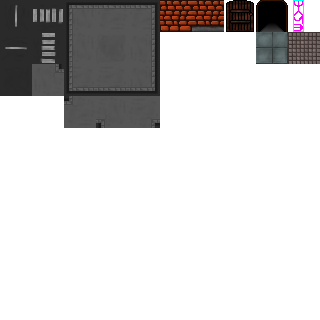
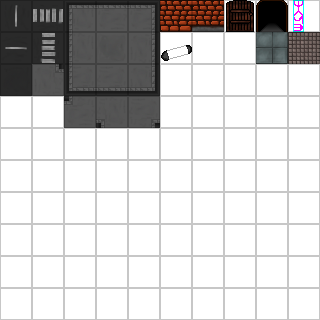
Before/after of a w=320, h=320 layered artwork. What changed in the layer stack:
showed group "Groupe 1" (1 layers) over (0, 0, 320, 320)
painted on "Calque 1" over (161, 45, 192, 61)
